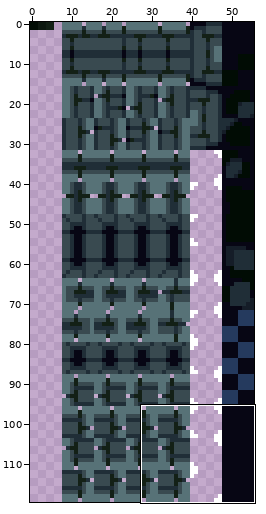
Two states of a sprite sheet, sprites/spr_jungle_foreground_tileset_4/edfb4a30-14fc-408e-8716-15761f76d7bc.png. Above, an overview of the earlier version with the close-up marked.
Close-up. First the earlier version:
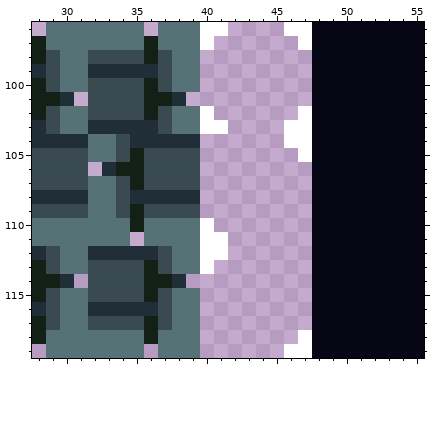
The file is 56x120 pixels. Shown: x 28..55, y 96..119.
Once edited:
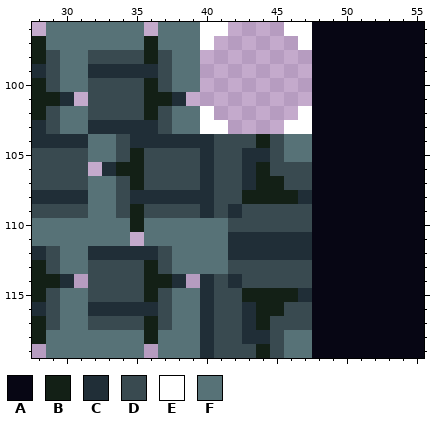
Palette (. is transparent): A #070614  B #132016  C #202e37  D #394a50  E #ffffff  F #577277
Diff:
@@ x 38..49 @@
 103 FFEE....EEAA
-104 CC......EEAA
-105 DD.......EAA
-106 DD........AA
-107 DD........AA
-108 CC........AA
-109 DD........AA
-110 FFE.......AA
-111 FFEE......AA
-112 FFEE......AA
-113 FFE.......AA
-114 C.........AA
-115 FF........AA
-116 FF........AA
-117 FF........AA
-118 FF.......EAA
-119 FF......EEAA
+104 CCCDDDBDFFAA
+105 DDCDDCCDFFAA
+106 DDCDDCBDDDAA
+107 DDCDDCBBDDAA
+108 CCCDDBBBBCAA
+109 DDCDCDDDDDAA
+110 FFFFDDDDDDAA
+111 FFFFCCCCCCAA
+112 FFFFCCCCCCAA
+113 FFFFDDDDDDAA
+114 C.CDCDDDDDAA
+115 FFCDDBBBBCAA
+116 FFCDDCBBDDAA
+117 FFCDDCBDDDAA
+118 FFCDDCCDFFAA
+119 FFCDDDBDFFAA
Pixel boxes of the changes (left, top, right, bottom) in both close-ups:
changed: (200, 134, 312, 358)
